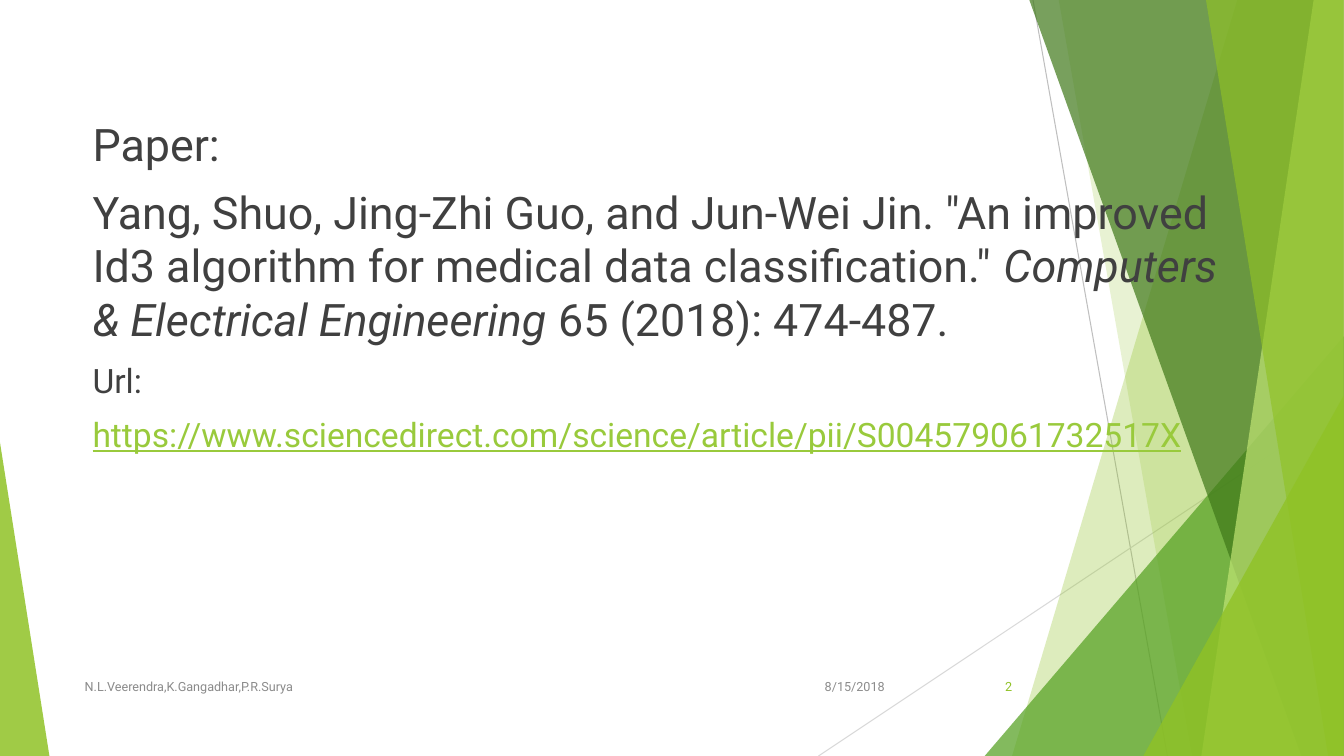
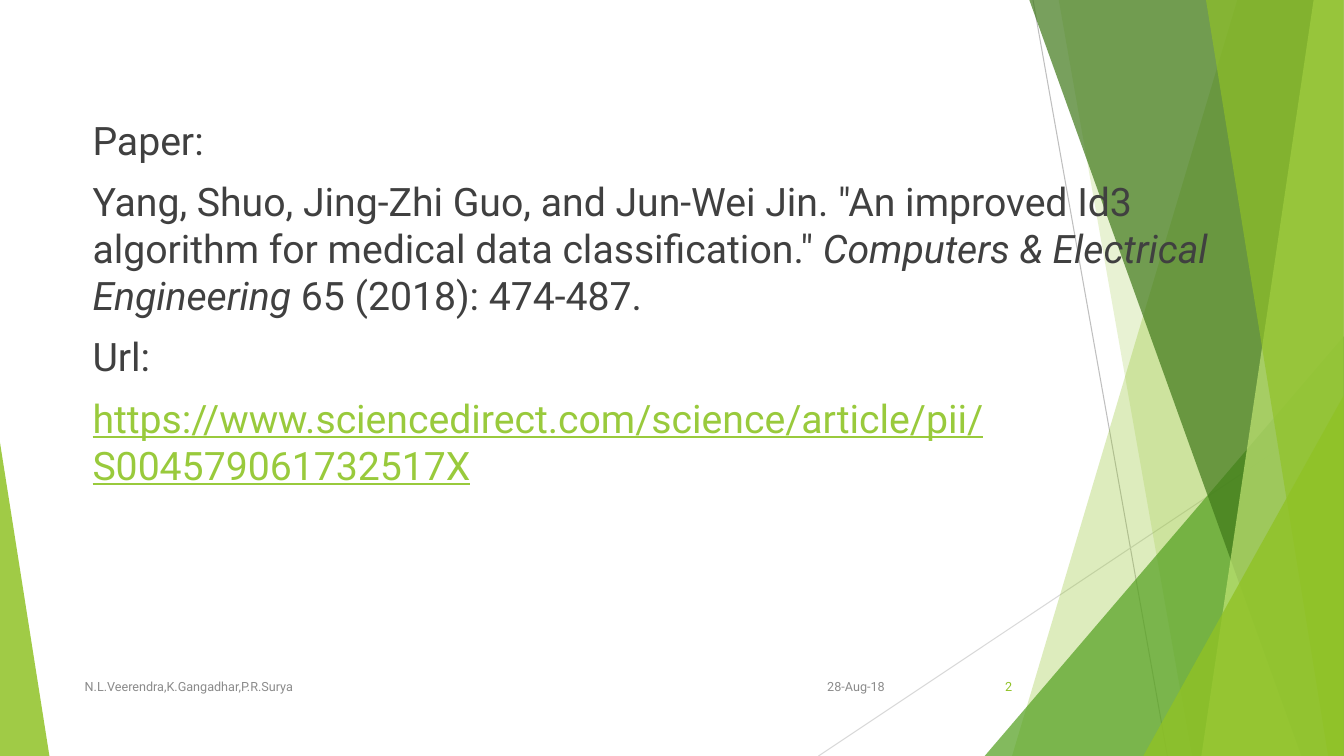
Before and after one commit to LakshmanNanisetti/MiniProject, a slide deck: slide 2 of Presentation/An improved Id3 algorithm for clinical data classification.pptx. Drawn at 1344x756 pixels with LibreOffice and Linux fonts; fonts in the diff are those of the drawing. Boxes give left, top, right and bottom in pixels: in the first picture for what was removed or moved away, otherwise in the second. Text is boxed around its words. In the diff, an @@ line names an element or a change of style, - is before the commit and + after.

```diff
--- a/Presentation/An improved Id3 algorithm for clinical data classification.pptx
+++ b/Presentation/An improved Id3 algorithm for clinical data classification.pptx
@@ text "Paper:" at bbox=[93, 127, 1208, 485]: size 32 to 28 pt in "Paper:", "Yang, Shuo, Jing-Zhi Guo, and Jun-Wei Jin. ..."; size 24 to 28 pt in "Url:", "https://www.sciencedirect.com/science/article/pii/S004579061 ..." @@
@@ text at bbox=[827, 682, 885, 694]: text changed @@
-8/15/2018
+28-Aug-18
```
Also in this commit, not shown: 16 other slides changed, 5 slides added, 1 other file.
